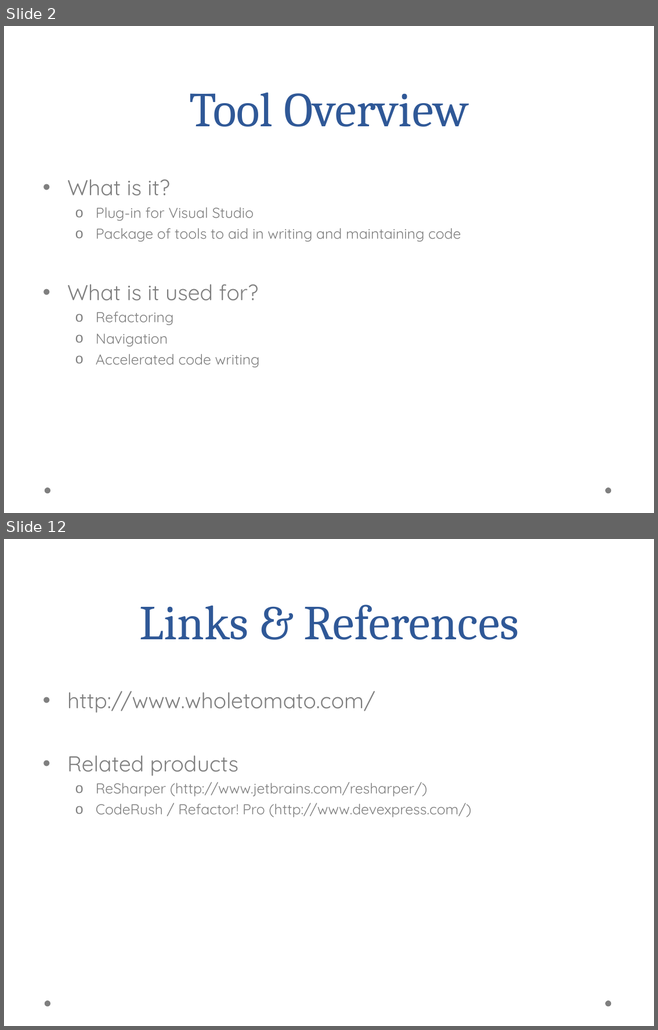
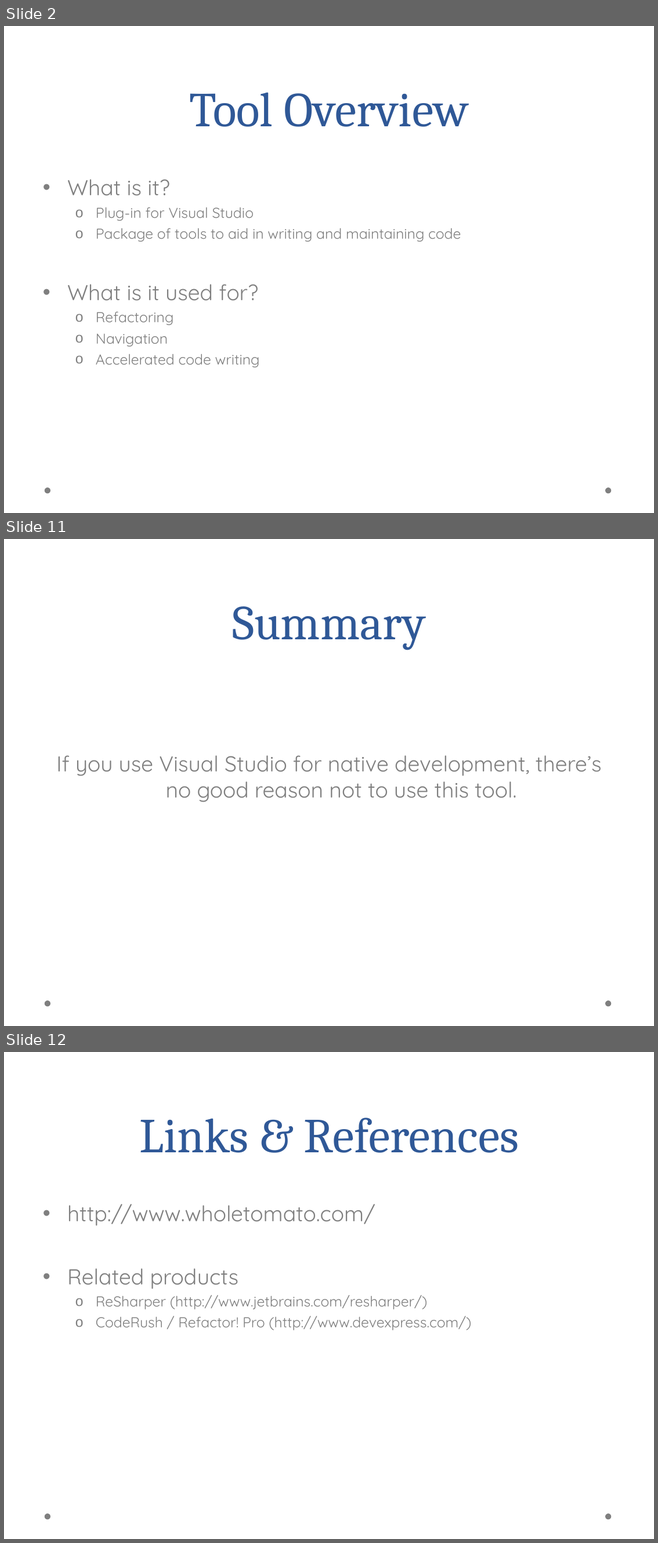
Before and after one commit to aayanqazi/OMSE, a slide deck: 535/Project1.ppt. Shown one above the other, each under a label of ours: slides 2 and 12 before the commit, slides 2, 11 and 12 after it; the slides between them are not shown. The pictures are 658x1030 and 658x1543 pixels, drawn with LibreOffice and Linux fonts; fonts in the diff are those of the drawing; background and template pictures are left out. Boxes give left, top, right and bottom in pixels: in the first picture for what was removed or moved away, otherwise in the second. Text is boxed around its words. In the diff, an @@ line names an element or a change of style, - is before the commit and + after.

```diff
--- a/535/Project1.ppt
+++ b/535/Project1.ppt
@@ slide 11 added at (4,539,654,1026), background picture (left out); not listed: 2 template elements that a slide beside it also shows @@
@@ title added at (232,606,426,650), 54 pt, text #2F5897 @@
+Summary
@@ text added at (56,755,601,802), 24 pt, text #7F7F7F @@
+If you use Visual Studio for native development, there’s no good reason not to use this tool.
```
Also in this commit, not shown: 5 slides changed, 2 other slides added, 3 slides removed.
